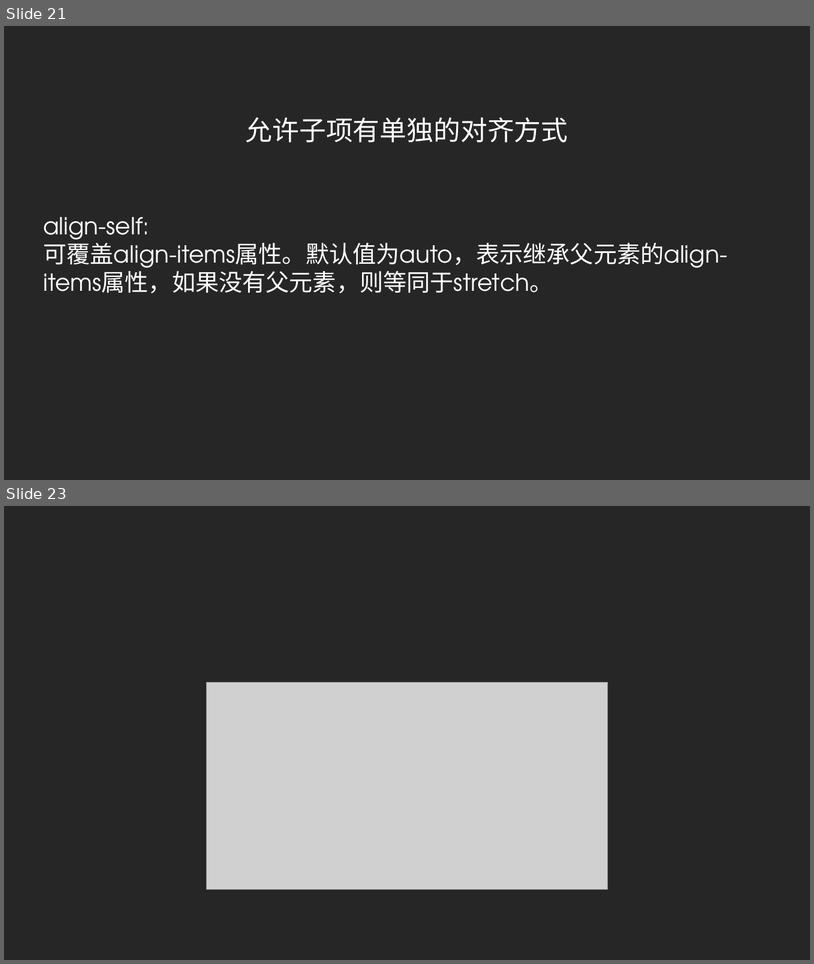
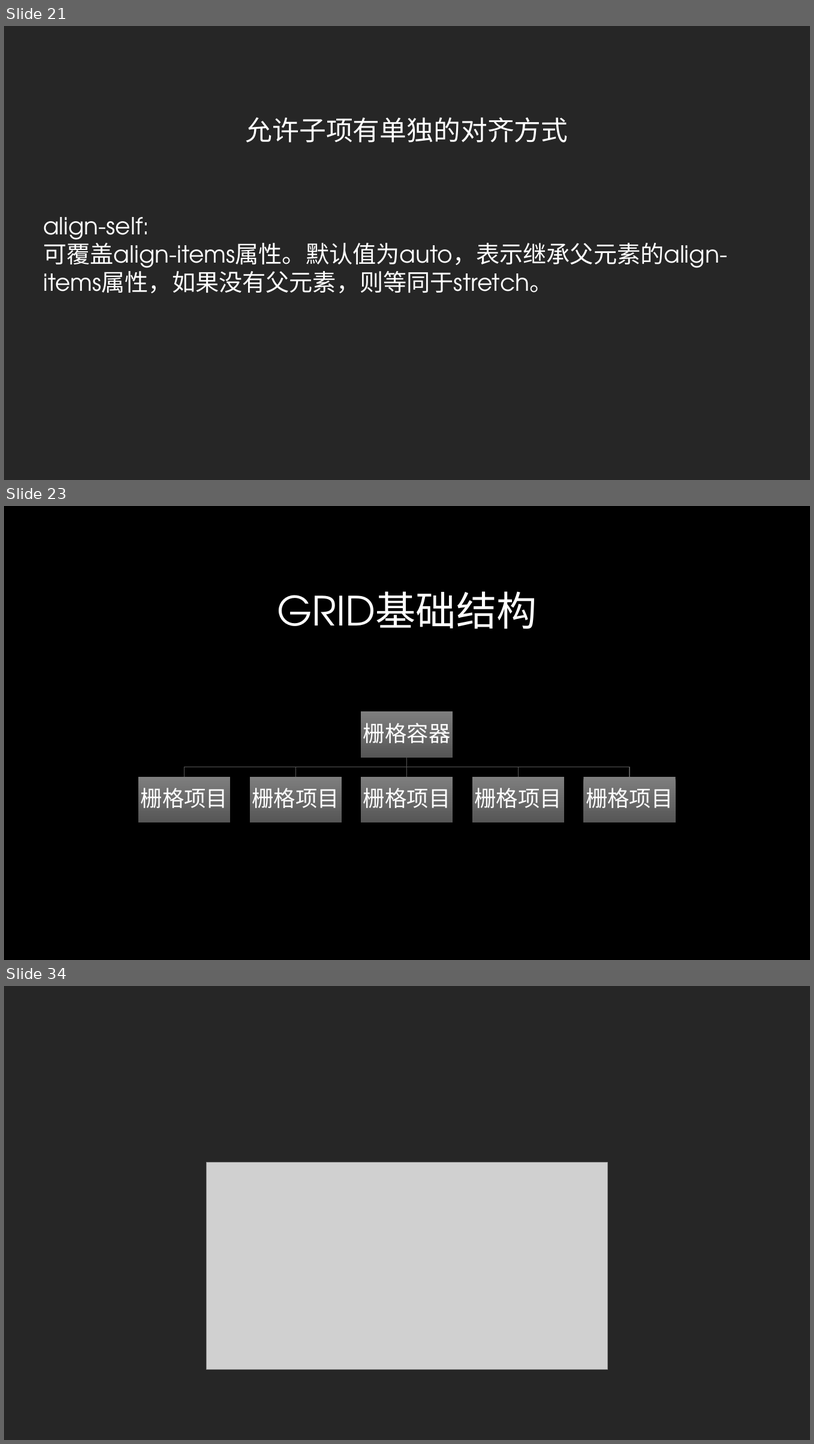
Before and after one commit to radiofly19841018/demo-flex, a slide deck: ppt/CSS Flex&Grid.pptx. Shown one above the other, each under a label of ours: slides 21 and 23 before the commit, slides 21, 23 and 34 after it; the slides between them are not shown. The pictures are 814x964 and 814x1444 pixels, drawn with LibreOffice and Linux fonts; fonts in the diff are those of the drawing; grey boxes stand for pictures; background and template pictures are left out. Boxes give left, top, right and bottom in pixels: in the first picture for what was removed or moved away, otherwise in the second. Text is boxed around its words. In the diff, an @@ line names an element or a change of style, - is before the commit and + after.

```diff
--- a/ppt/CSS Flex&Grid.pptx
+++ b/ppt/CSS Flex&Grid.pptx
@@ slide 23 added at [4, 506, 810, 960], background picture (left out) @@
@@ title added at [277, 591, 537, 629], 48 pt, text gradient #FFFFFF to #A6A6A6 @@
+GRID基础结构
@@ group added at [138, 711, 676, 822]: 6 rectangles, 6 texts, 5 freeform shapes @@
+栅格容器
+栅格项目
+栅格项目
+栅格项目
+栅格项目
+栅格项目
@@ what was slide 23 is now slide 34 @@
```
Also in this commit, not shown: 11 other slides added, 1 slide removed, 5 other files.
